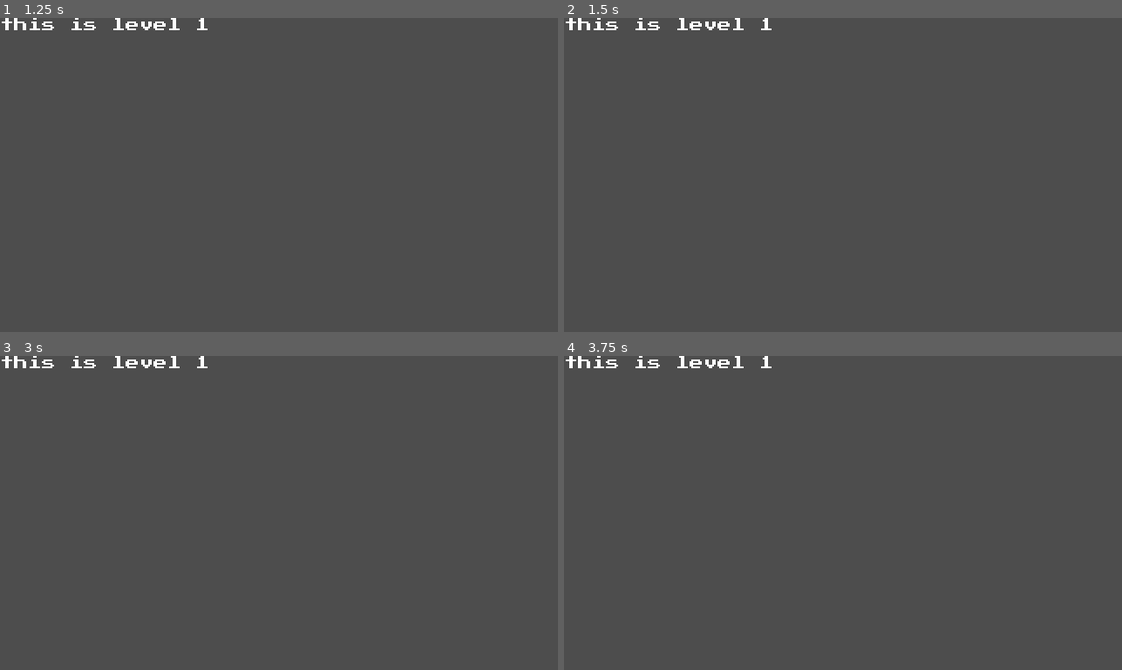
Above: before the commit, frames 1-4 (two rows, left to right).
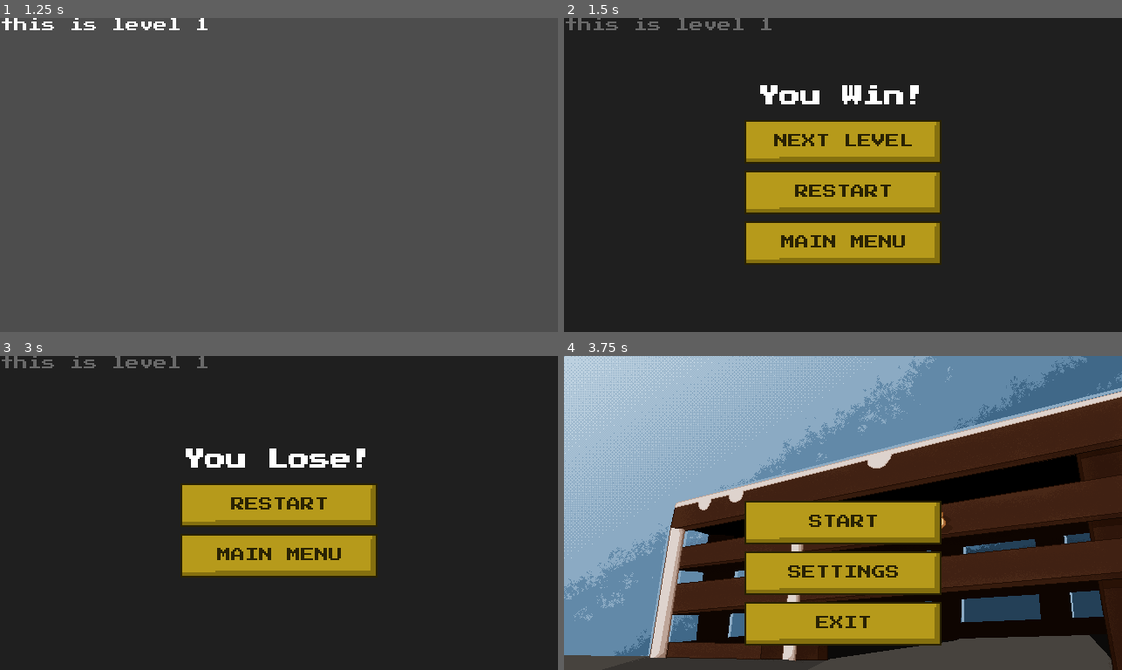
Above: after the commit, the same moments.

Repository: estftor/gwc_project2026
Game: Godot game, scene res://Scenes/StartMenu.tscn
The game is run twice, just before and just after one commit, with the same random seed, the same clock (stepped at 60 frames per second) and the same inputs.
Inputs (mouse positions are in pixels of both pictures, inside the frame that each line leads up to):
- Up to frame 1 (1.25 s): click "START" at 0.5 s
- Up to frame 2 (1.5 s): tap Enter at 1.25 s; hold W from 1.28 s (still down); tap L at 1.35 s
- Up to frame 3 (3 s): release W at 2 s; click (279, 531) at 2 s, where only the run after the commit has a clickable "RESTART"; tap Space at 2.75 s; tap L at 2.85 s
- Up to frame 4 (3.75 s): click (843, 556) at 3.5 s, where only the run after the commit has a clickable "MAIN MENU"

Frame 1 is identical in both runs. In frame 2, 100% of the frame differs, in the area x 0-100%, y 0-100%; in frame 3, 100%; in frame 4, 95%.

Commit message:
Add win/lose screen scripts, temp W/L test keys, and add screens to levels

Diff:
--- a/ucfparking/Scenes/level_1.tscn
+++ b/ucfparking/Scenes/level_1.tscn
@@ -1,6 +1,8 @@
 [gd_scene format=3 uid="uid://cxva863om0ndh"]
 
 [ext_resource type="PackedScene" uid="uid://dfqniulhhxati" path="res://Scenes/pause_menu.tscn" id="1_vk57k"]
+[ext_resource type="PackedScene" uid="uid://3t81ia4a1vuf" path="res://Scenes/win_screen.tscn" id="2_8ffim"]
+[ext_resource type="PackedScene" uid="uid://cwfmtaf3qkj1v" path="res://Scenes/lose_screen.tscn" id="3_xfk5q"]
 
 [node name="Level 1" type="Node2D" unique_id=9753702]
 
@@ -10,3 +12,7 @@
 text = "this is level 1"
 
 [node name="PauseMenu" parent="." unique_id=1632151657 instance=ExtResource("1_vk57k")]
+
+[node name="WinScreen" parent="." unique_id=1674275575 instance=ExtResource("2_8ffim")]
+
+[node name="LoseScreen" parent="." unique_id=445624961 instance=ExtResource("3_xfk5q")]
--- a/ucfparking/Scenes/level_2.tscn
+++ b/ucfparking/Scenes/level_2.tscn
@@ -1,6 +1,8 @@
 [gd_scene format=3 uid="uid://clvkqtgba71aw"]
 
 [ext_resource type="PackedScene" uid="uid://dfqniulhhxati" path="res://Scenes/pause_menu.tscn" id="1_v3rpw"]
+[ext_resource type="PackedScene" uid="uid://3t81ia4a1vuf" path="res://Scenes/win_screen.tscn" id="2_12fag"]
+[ext_resource type="PackedScene" uid="uid://cwfmtaf3qkj1v" path="res://Scenes/lose_screen.tscn" id="3_1q6tm"]
 
 [node name="Level 2" type="Node2D" unique_id=9753702]
 
@@ -10,3 +12,7 @@
 text = "this is level 2"
 
 [node name="PauseMenu" parent="." unique_id=1632151657 instance=ExtResource("1_v3rpw")]
+
+[node name="WinScreen" parent="." unique_id=1674275575 instance=ExtResource("2_12fag")]
+
+[node name="LoseScreen" parent="." unique_id=956295192 instance=ExtResource("3_1q6tm")]
--- /dev/null
+++ b/ucfparking/Scenes/lose_screen.gd
@@ -0,0 +1,26 @@
+extends CanvasLayer
+
+
+# Called when the node enters the scene tree for the first time.
+func _ready() -> void:
+	visible = false
+
+#TEMP: Press L to lose, for testing. Delete when the real lose condition exists.
+func _input(event: InputEvent) -> void:
+	if event is InputEventKey and event.pressed and event.keycode == KEY_L:
+		if not get_tree().paused:
+			show_screen()
+
+func show_screen() -> void:
+	visible = true
+	get_tree().paused = true
+
+
+
+func _on_restart_button_pressed() -> void:
+	get_tree().paused = false
+	get_tree().reload_current_scene()
+
+func _on_main_menu_button_pressed() -> void:
+	get_tree().paused = false
+	get_tree().change_scene_to_file("res://Scenes/StartMenu.tscn")
--- a/ucfparking/Scenes/lose_screen.tscn
+++ b/ucfparking/Scenes/lose_screen.tscn
@@ -1,6 +1,7 @@
 [gd_scene format=3 uid="uid://cwfmtaf3qkj1v"]
 
 [ext_resource type="Texture2D" uid="uid://cffq3514bkory" path="res://Assets/UI/start menu buttons.png" id="1_488pv"]
+[ext_resource type="Script" uid="uid://dqu41f8ys2qhk" path="res://Scenes/lose_screen.gd" id="1_go37l"]
 [ext_resource type="FontFile" uid="uid://warafq12toru" path="res://Assets/Fonts/PressStart2P-Regular.ttf" id="2_go37l"]
 
 [sub_resource type="AtlasTexture" id="AtlasTexture_bwc64"]
@@ -16,6 +17,8 @@
 region = Rect2(2, 55, 113, 25)
 
 [node name="LoseScreen" type="CanvasLayer" unique_id=1674275575]
+process_mode = 3
+script = ExtResource("1_go37l")
 
 [node name="Dim" type="ColorRect" parent="." unique_id=1314959254]
 anchors_preset = 15
@@ -37,10 +40,14 @@
 offset_bottom = 20.0
 grow_horizontal = 2
 grow_vertical = 2
+scale = Vector2(2, 2)
+pivot_offset = Vector2(56.5, 37)
+theme_override_constants/separation = 8
 
 [node name="Label" type="Label" parent="VBoxContainer" unique_id=855610621]
 layout_mode = 2
-theme_override_font_sizes/font_size = 16
+theme_override_fonts/font = ExtResource("2_go37l")
+theme_override_font_sizes/font_size = 12
 text = "You Lose!"
 horizontal_alignment = 1
 
@@ -100,3 +107,6 @@
 text = "MAIN MENU"
 horizontal_alignment = 1
 vertical_alignment = 1
+
+[connection signal="pressed" from="VBoxContainer/Lose Buttons/Restart Button" to="." method="_on_restart_button_pressed"]
+[connection signal="pressed" from="VBoxContainer/Lose Buttons/Main Menu Button" to="." method="_on_main_menu_button_pressed"]
--- a/ucfparking/Scenes/pause_menu.gd
+++ b/ucfparking/Scenes/pause_menu.gd
@@ -9,7 +9,7 @@
 func _input(event: InputEvent) -> void:
 
 	# Godot built in pause press
-	if event.is_action_pressed("ui_cancel"):
+	if event.is_action_pressed("ui_cancel") and (visible or not get_tree().paused):
 		get_tree().paused = !get_tree().paused
 		visible = get_tree().paused
 		$"Settings Menu".visible = false
--- /dev/null
+++ b/ucfparking/Scenes/win_screen.gd
@@ -0,0 +1,28 @@
+extends CanvasLayer
+
+func _ready() -> void:
+	visible = false
+
+#TEMP: Press W to win, for testing. Delete when the real win condition exists.
+func _input(event: InputEvent) -> void:
+	if event is InputEventKey and event.pressed and event.keycode == KEY_W:
+		if not get_tree().paused:
+			show_screen()
+
+func show_screen() -> void:
+	visible = true
+	get_tree().paused = true
+
+func _on_next_level_button_pressed() -> void:
+	get_tree().paused = false
+	get_tree().change_scene_to_file("res://Scenes/level_2.tscn")
+
+
+func _on_restart_button_pressed() -> void:
+	get_tree().paused = false
+	get_tree().reload_current_scene()
+
+
+func _on_main_menu_button_pressed() -> void:
+	get_tree().paused = false
+	get_tree().change_scene_to_file("res://Scenes/StartMenu.tscn")
--- a/ucfparking/Scenes/win_screen.tscn
+++ b/ucfparking/Scenes/win_screen.tscn
@@ -1,6 +1,7 @@
 [gd_scene format=3 uid="uid://3t81ia4a1vuf"]
 
 [ext_resource type="Texture2D" uid="uid://cffq3514bkory" path="res://Assets/UI/start menu buttons.png" id="1_a00f1"]
+[ext_resource type="Script" uid="uid://mb82mtahi6ya" path="res://Scenes/win_screen.gd" id="1_awi1s"]
 [ext_resource type="FontFile" uid="uid://warafq12toru" path="res://Assets/Fonts/PressStart2P-Regular.ttf" id="2_awi1s"]
 
 [sub_resource type="AtlasTexture" id="AtlasTexture_bwc64"]
@@ -16,6 +17,8 @@
 region = Rect2(2, 55, 113, 25)
 
 [node name="WinScreen" type="CanvasLayer" unique_id=1674275575]
+process_mode = 3
+script = ExtResource("1_awi1s")
 
 [node name="Dim" type="ColorRect" parent="." unique_id=1314959254]
 anchors_preset = 15
@@ -37,10 +40,14 @@
 offset_bottom = 20.0
 grow_horizontal = 2
 grow_vertical = 2
+scale = Vector2(2, 2)
+pivot_offset = Vector2(56.5, 51.5)
+theme_override_constants/separation = 8
 
 [node name="Label" type="Label" parent="VBoxContainer" unique_id=855610621]
 layout_mode = 2
-theme_override_font_sizes/font_size = 16
+theme_override_fonts/font = ExtResource("2_awi1s")
+theme_override_font_sizes/font_size = 12
 text = "You Win!"
 horizontal_alignment = 1
 
@@ -127,3 +134,7 @@
 text = "MAIN MENU"
 horizontal_alignment = 1
 vertical_alignment = 1
+
+[connection signal="pressed" from="VBoxContainer/Win Buttons/Next Level Button" to="." method="_on_next_level_button_pressed"]
+[connection signal="pressed" from="VBoxContainer/Win Buttons/Restart Button" to="." method="_on_restart_button_pressed"]
+[connection signal="pressed" from="VBoxContainer/Win Buttons/Main Menu Button" to="." method="_on_main_menu_button_pressed"]
Not shown, added: ucfparking/Scenes/lose_screen.gd.uid
Not shown, added: ucfparking/Scenes/win_screen.gd.uid
